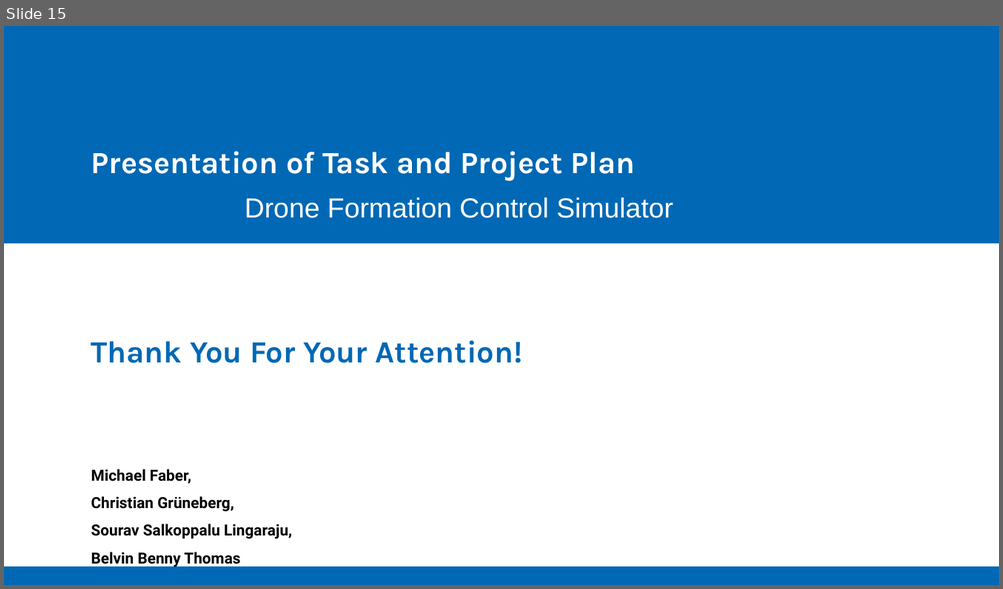
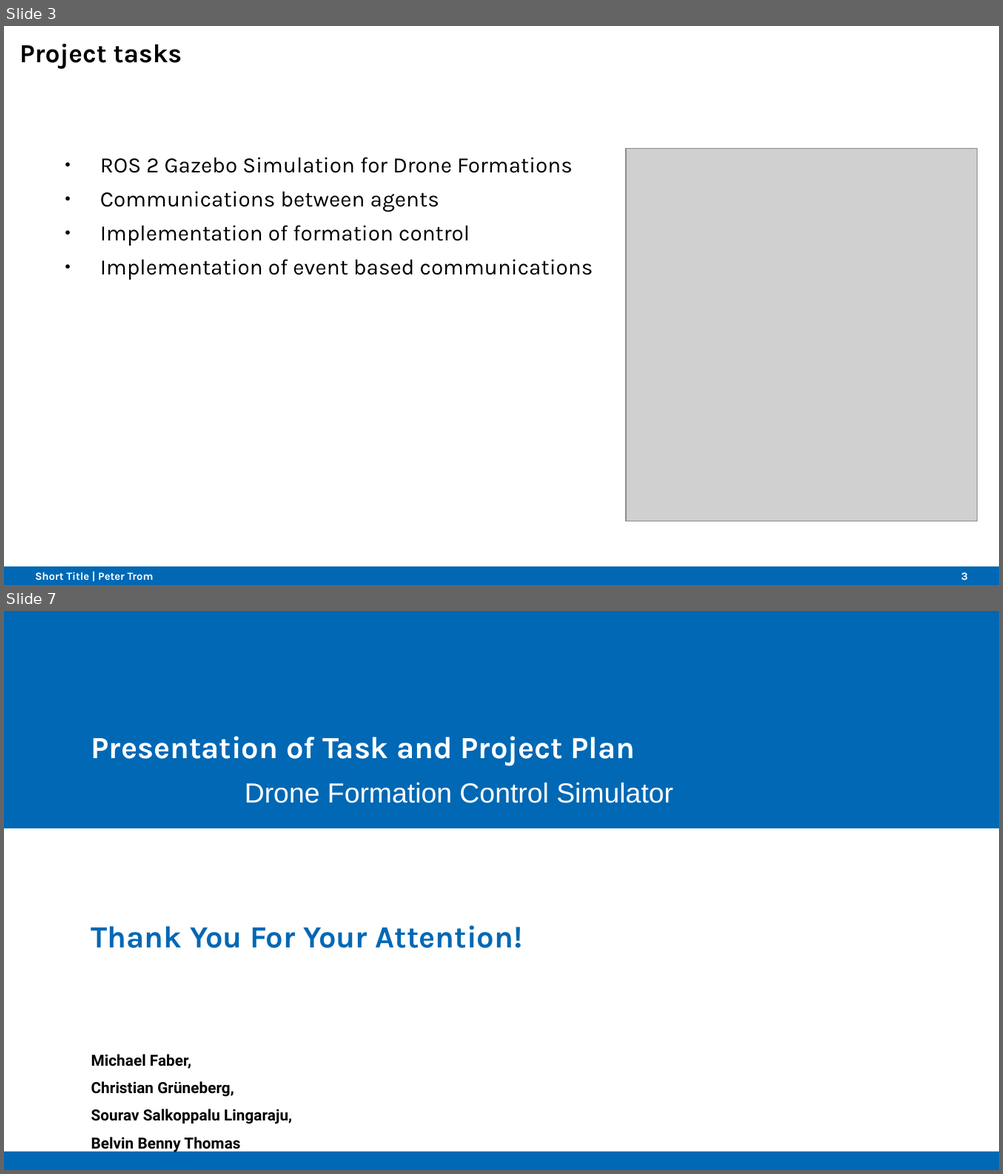
Before and after one commit to Belvin7/Drone_Project_personal-, a slide deck: AMS_Intermediate_Presentation.odp. Shown one above the other, each under a label of ours: slide 15 before the commit, slides 3 and 7 after it; the slides between them are not shown. The pictures are 1003x589 and 1003x1174 pixels, drawn with LibreOffice and Linux fonts; fonts in the diff are those of the drawing; grey boxes stand for pictures; background and template pictures are left out. Boxes give left, top, right and bottom in pixels: in the first picture for what was removed or moved away, otherwise in the second. Text is boxed around its words. In the diff, an @@ line names an element or a change of style, - is before the commit and + after.

Commit message:
AMS_Project_Plan.odp

```diff
--- a/AMS_Intermediate_Presentation.odp
+++ b/AMS_Intermediate_Presentation.odp
@@ slide 3 added at [4,26,999,585], background #FFFFFF; not listed: 1 template element that a slide beside it also shows @@
@@ title added at [20,44,182,69], 18.9 pt, text #000000, bold @@
+Project tasks
@@ text added at [100,157,593,280], 15.9 pt, text #000000 @@
+● ROS 2 Gazebo Simulation for Drone Formations
+● Communications between agents
+● Implementation of formation control
+● Implementation of event based communications
@@ picture added at [626,148,976,521] @@
@@ text added at [35,572,153,581], 7.9 pt, text #FFFFFF, bold @@
+Short Title | Peter Trom
@@ page number added at [961,573,967,581], 7.9 pt, text #FFFFFF, bold @@
+3
@@ what was slide 15 is now slide 7 @@
```
Also in this commit, not shown: 2 slides changed, 3 other slides added, 12 slides removed.
